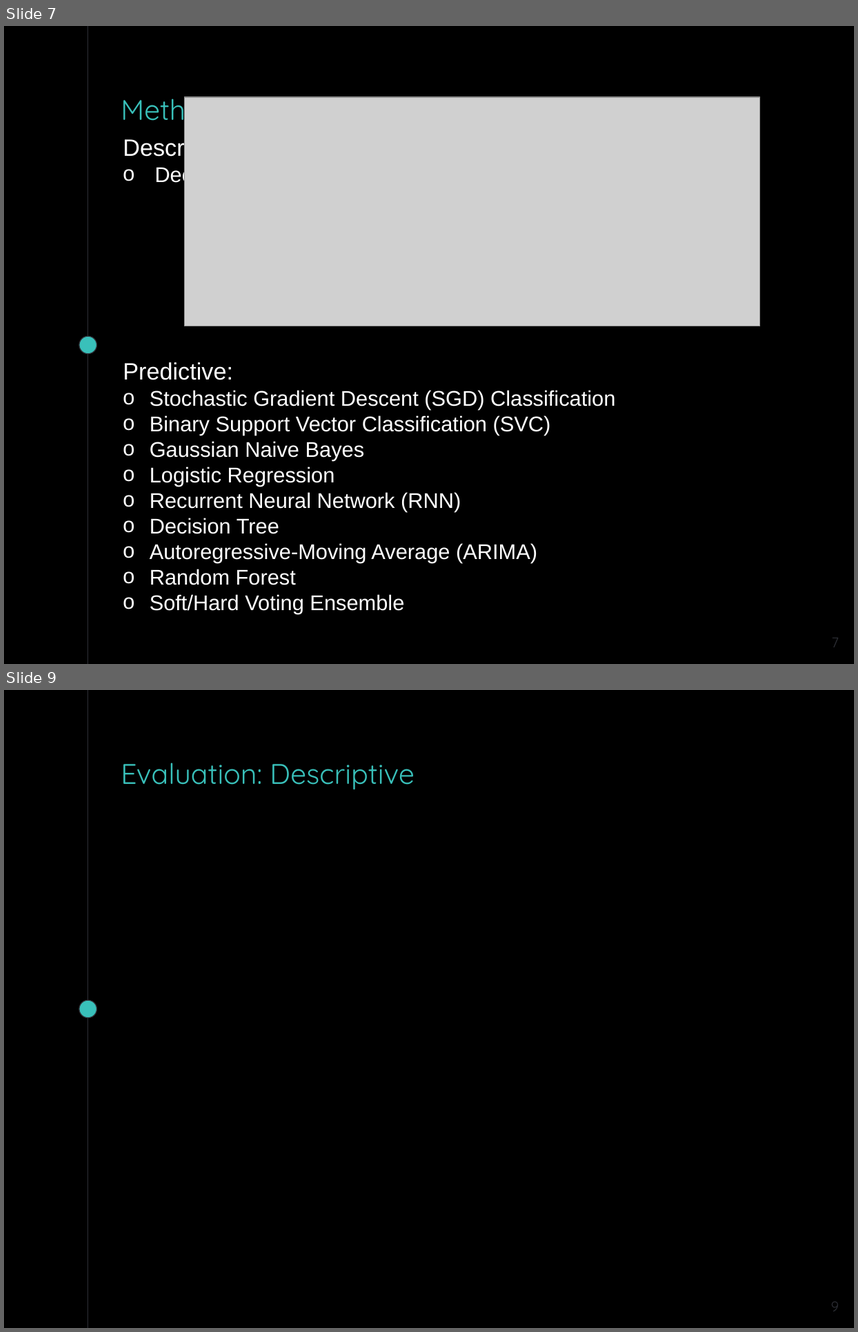
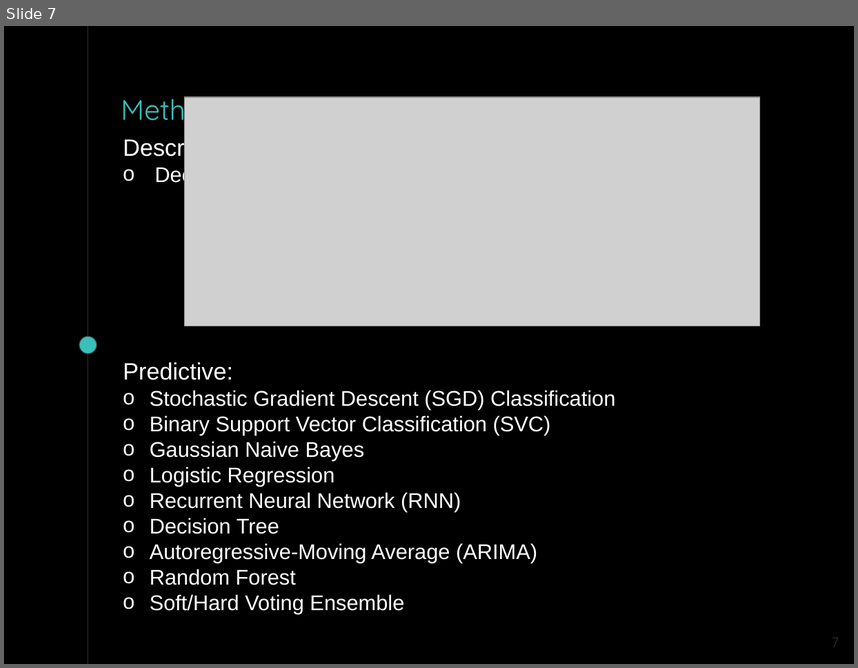
Before and after one commit to jweyers2/learningMachineLearning, a slide deck: 9 Documents/Presentation/AAA_presentation.pptx. Shown one above the other, each under a label of ours: slides 7 and 9 before the commit, slide 7 after it; the slides between them are not shown. The pictures are 858x1332 and 858x668 pixels, drawn with LibreOffice and Linux fonts; fonts in the diff are those of the drawing; grey boxes stand for pictures. Boxes give left, top, right and bottom in pixels: in the first picture for what was removed or moved away, otherwise in the second. Text is boxed around its words. In the diff, an @@ line names an element or a change of style, - is before the commit and + after.

```diff
--- a/9 Documents/Presentation/AAA_presentation.pptx
+++ b/9 Documents/Presentation/AAA_presentation.pptx
@@ slide 9 removed at [4,690,854,1328], background #000000; not listed: 2 template elements that a slide beside it also shows @@
@@ text removed at [121,762,415,789] @@
-Evaluation: Descriptive
@@ page number removed at [831,1301,839,1311] @@
-9
```
Also in this commit, not shown: 2 slides changed, 1 other slide removed, 1 other file.
